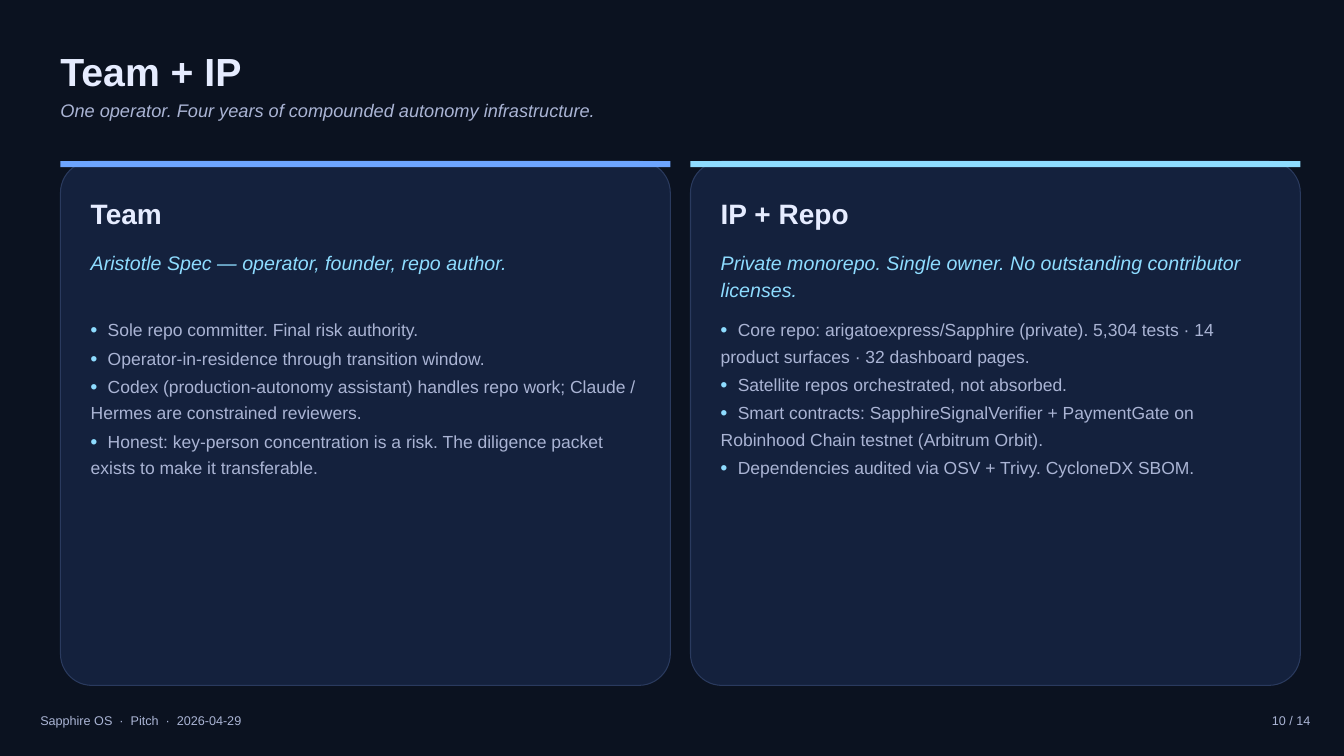
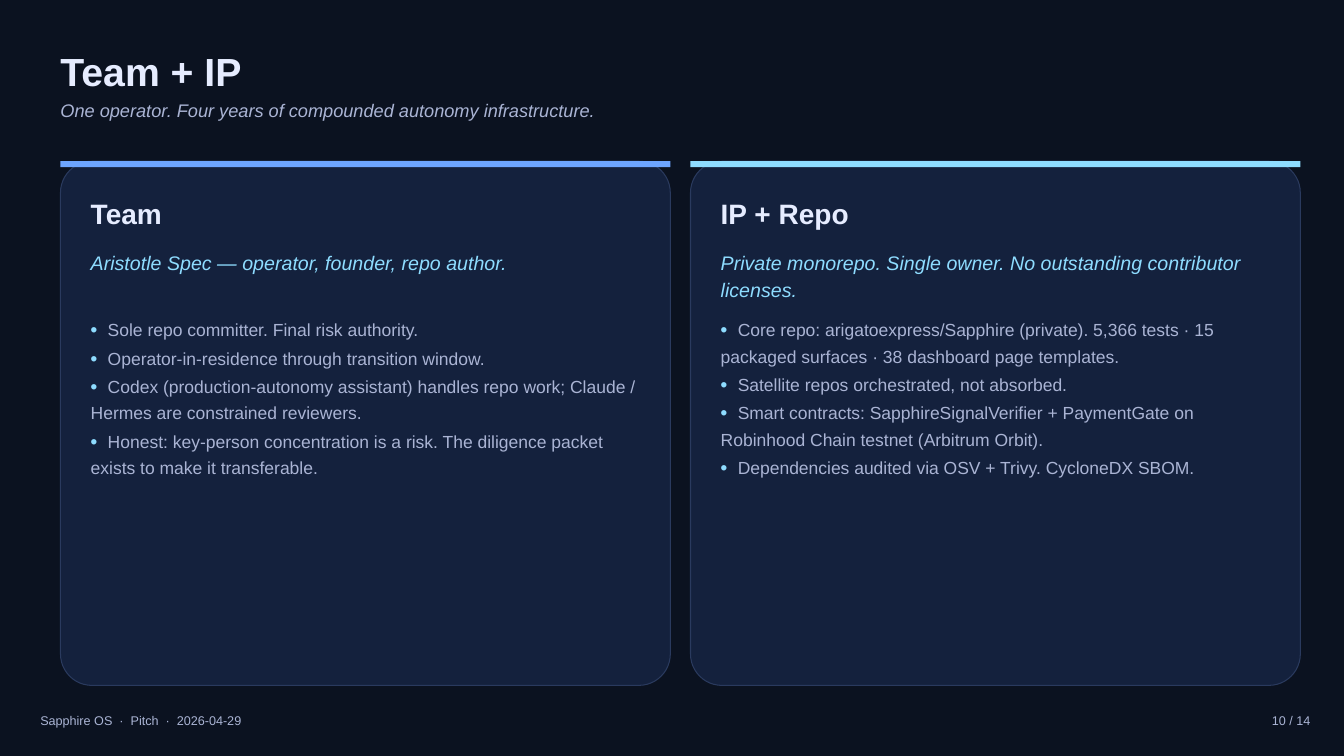
Before and after one commit to arigatoexpress/Sapphire, a slide deck: slide 10 of docs/diligence/sapphire-pitch-deck-2026-04-29.pptx. Drawn at 1344x756 pixels with LibreOffice and Linux fonts; fonts in the diff are those of the drawing. Boxes give left, top, right and bottom in pixels: in the first picture for what was removed or moved away, otherwise in the second. Text is boxed around its words. In the diff, an @@ line names an element or a change of style, - is before the commit and + after.

```diff
--- a/docs/diligence/sapphire-pitch-deck-2026-04-29.pptx
+++ b/docs/diligence/sapphire-pitch-deck-2026-04-29.pptx
@@ text at <box>721,323,1213,367</box>: text changed @@
-• Core repo: arigatoexpress/Sapphire (private). 5,304 tests · 14 product surfaces · 32 dashboard pages.
+• Core repo: arigatoexpress/Sapphire (private). 5,366 tests · 15 packaged surfaces · 38 dashboard page templates.
```
Also in this commit, not shown: 6 other slides changed, 4 other files.
